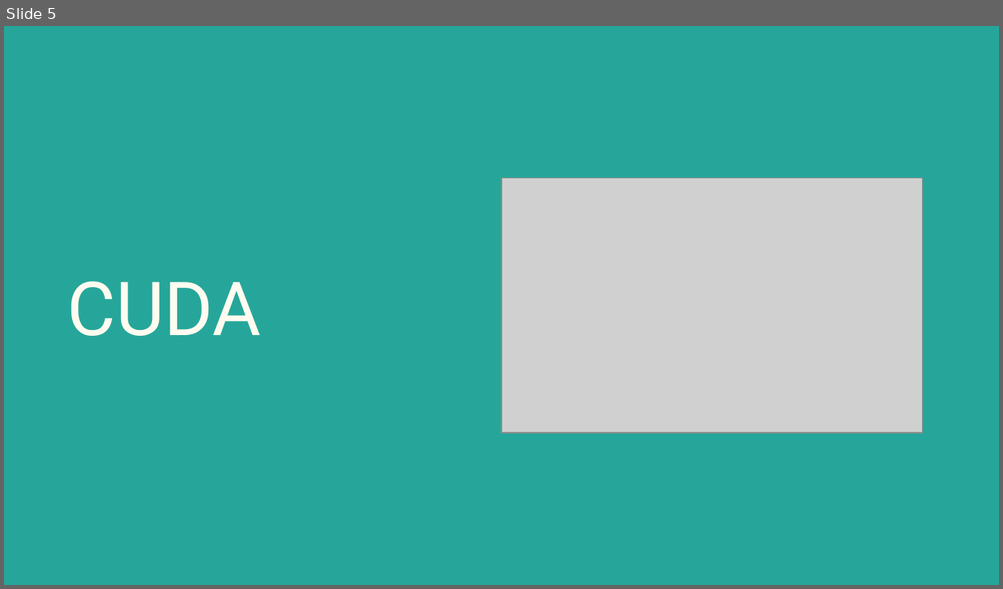
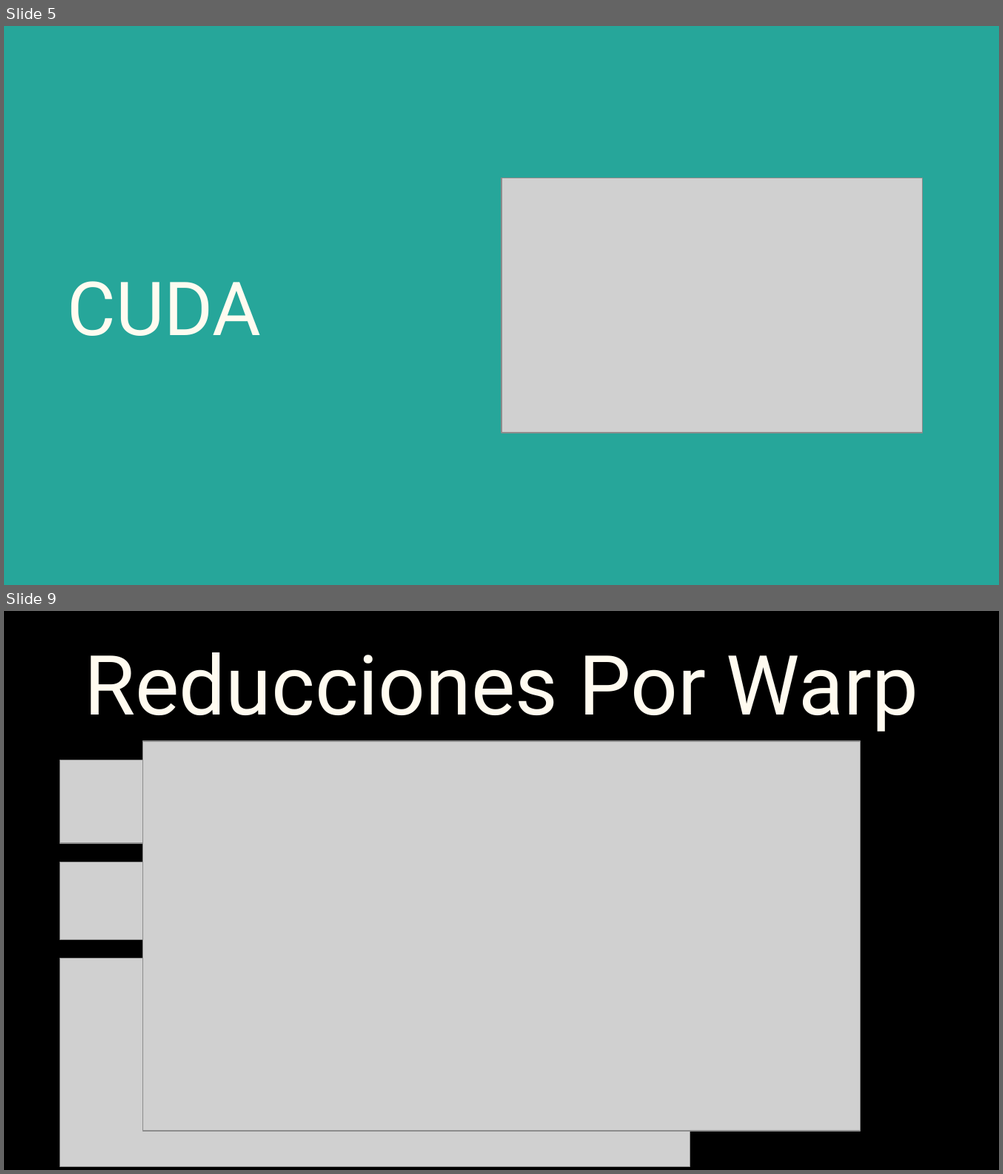
Before and after one commit to Camilo649/Computacion-Paralela-2025-FaMAF, a slide deck: Lab4/Presentación Laboratorio 4.pptx. Shown one above the other, each under a label of ours: slide 5 before the commit, slides 5 and 9 after it; the slides between them are not shown. The pictures are 1003x589 and 1003x1174 pixels, drawn with LibreOffice and Linux fonts; fonts in the diff are those of the drawing; grey boxes stand for pictures. Boxes give left, top, right and bottom in pixels: in the first picture for what was removed or moved away, otherwise in the second. Text is boxed around its words. In the diff, an @@ line names an element or a change of style, - is before the commit and + after.

```diff
--- a/Lab4/Presentación Laboratorio 4.pptx
+++ b/Lab4/Presentación Laboratorio 4.pptx
@@ slide 9 added at (4,611,999,1170), background #000000 @@
@@ title added at (84,652,918,732), 60 pt, text #FFFBF0 @@
+Reducciones Por Warp
@@ picture added at (142,741,859,1131) @@
@@ rectangle added at (26,760,208,1143), fill #000000, outline #000000 0.75 pt @@
@@ picture added at (60,760,629,843) @@
@@ picture added at (60,863,663,940) @@
@@ picture added at (60,959,689,1168) @@
```
Also in this commit, not shown: 4 other slides added, 1 slide removed, 12 other files.
